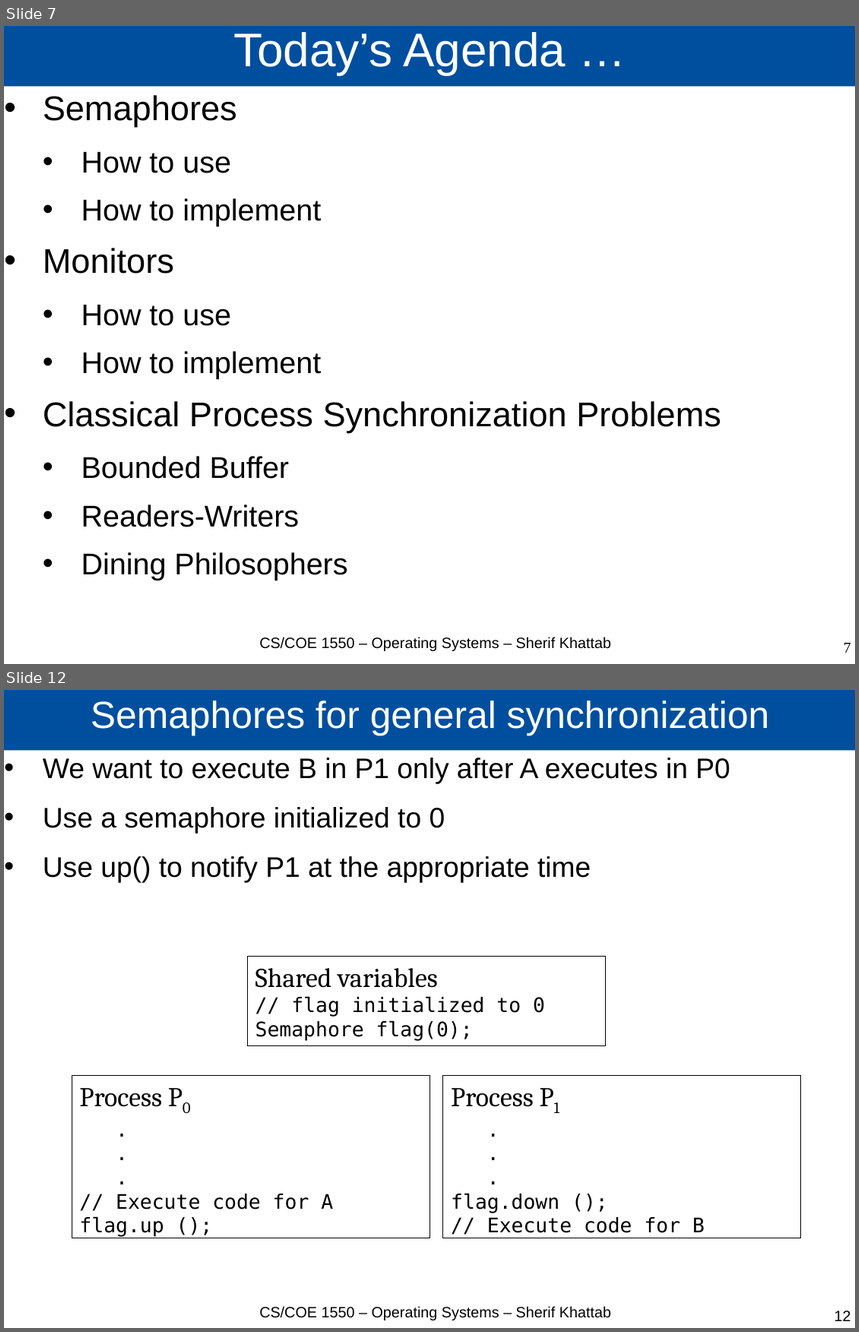
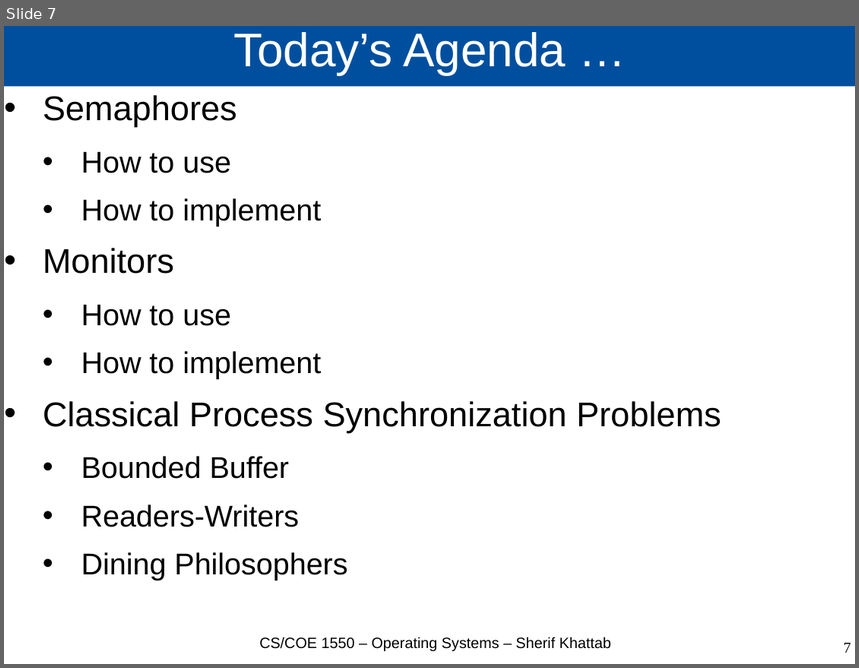
Before and after one commit to cs1550-2224/cs1550-code-handouts, a slide deck: DraftSlides/Lecture6.pptx. Shown one above the other, each under a label of ours: slides 7 and 12 before the commit, slide 7 after it; the slides between them are not shown. The pictures are 859x1332 and 859x668 pixels, drawn with LibreOffice and Linux fonts; fonts in the diff are those of the drawing. Boxes give left, top, right and bottom in pixels: in the first picture for what was removed or moved away, otherwise in the second. Text is boxed around its words. In the diff, an @@ line names an element or a change of style, - is before the commit and + after.

```diff
--- a/DraftSlides/Lecture6.pptx
+++ b/DraftSlides/Lecture6.pptx
@@ slide 12 removed at (4, 690, 855, 1328), background #FFFFFF @@
@@ title removed at (4, 690, 855, 751) @@
-Semaphores for general synchronization
@@ text removed at (43, 758, 731, 883) @@
-• We want to execute B in P1 only after A executes in P0
-• Use a semaphore initialized to 0
-• Use up() to notify P1 at the appropriate time
@@ rectangle removed at (247, 956, 606, 1046) @@
-Shared variables
-// flag initialized to 0
-Semaphore flag(0);
@@ rectangle removed at (72, 1075, 430, 1239) @@
-Process P0
-.
-.
-.
-// Execute code for A
-flag.up ();
@@ rectangle removed at (443, 1075, 802, 1239) @@
-Process P1
-.
-.
-.
-flag.down ();
-// Execute code for B
@@ text removed at (259, 1306, 611, 1321) @@
-CS/COE 1550 – Operating Systems – Sherif Khattab
@@ page number removed at (835, 1311, 851, 1322) @@
-12
```
Also in this commit, not shown: 8 other slides removed, 3 other files.
